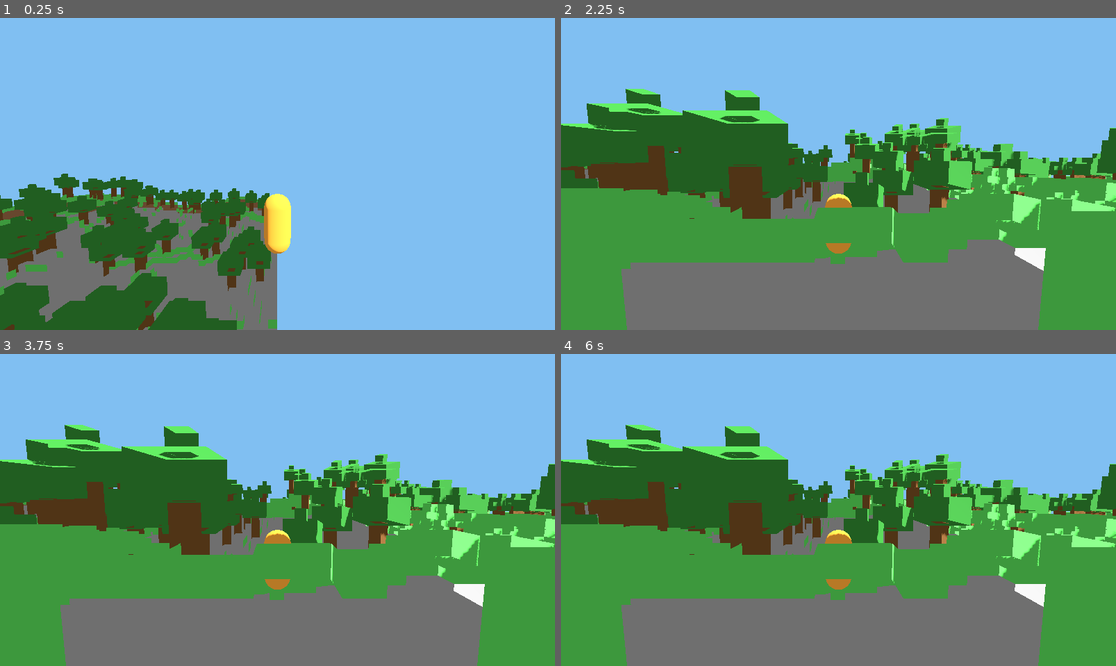
Above: before the commit, frames 1-4 (two rows, left to right).
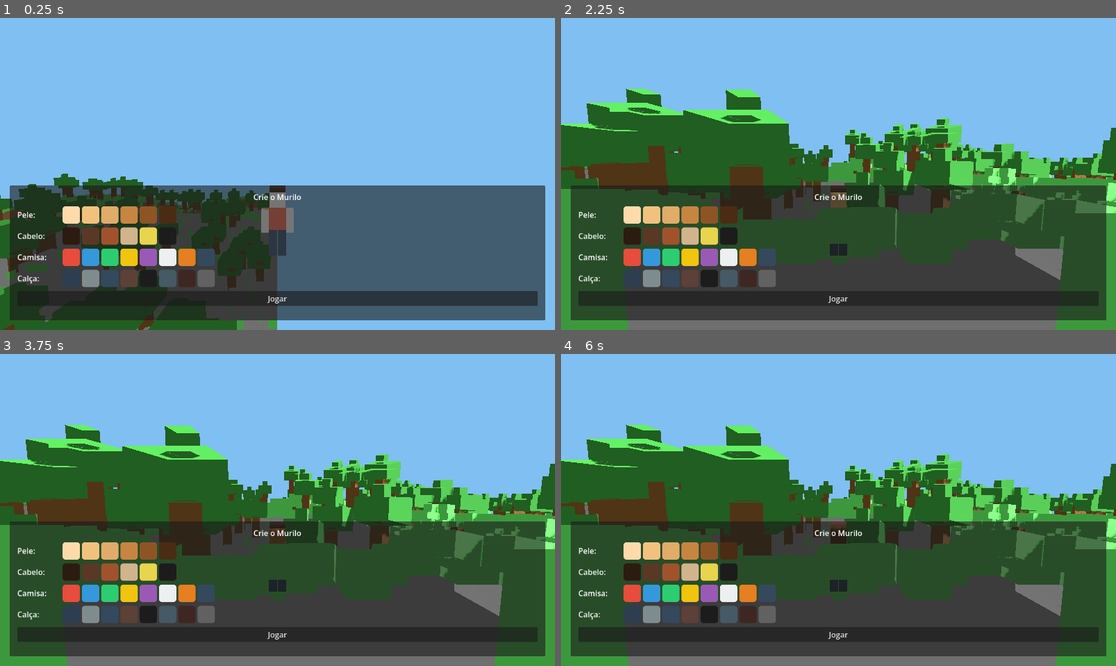
Above: after the commit, the same moments.

Repository: marcospauloarena80-sketch/murilo-blokc-game
Game: Godot game, scene res://scenes/main.tscn
The game is run twice, just before and just after one commit, with the same random seed, the same clock (stepped at 60 frames per second) and the same inputs.
Inputs (mouse positions are in pixels of both pictures, inside the frame that each line leads up to):
- Up to frame 1 (0.25 s): no input
- Up to frame 2 (2.25 s): click (633, 214) at 0.52 s; click (649, 214) at 1.27 s; click (672, 214) at 2.02 s
- Up to frame 3 (3.75 s): click (127, 550) at 2.77 s; click (149, 550) at 3.52 s
- Up to frame 4 (6 s): click (727, 550) at 4.27 s; click (633, 572) at 5.02 s; click (649, 572) at 5.77 s

The runs differ from the first frame. In frame 1, 41% of the frame differs, in the area x 1-99%, y 53-97%; in frame 2, 43%, in the area x 0-100%, y 22-100%; in frame 3, 43%; in frame 4, 43%.

Commit message:
feat: personagem do Murilo + criação de personagem (Fase 3)
Escopo ampliado por pedido do usuário (customização "que nem Minecraft
e Roblox", ADR-015): modelo blocky low-poly montado com primitivas da
própria Godot (cabeça/cabelo/tronco/braços/pernas, sem asset externo),
animação procedural de membros por velocidade (sem skeleton), tela de
criação de personagem com 4 categorias de cor (pele/cabelo/camisa/
calça) e preview ao vivo no próprio player já no mundo. Novo estado
CHARACTER_CREATION no GameState; movimento/mineração ficam mudos até
confirmar e entrar em PLAYING.

class_name Player adicionado para permitir tipagem estática dos testes
de integração (clique em canvas WebGL não é automatizável de forma
confiável nesta ferramenta — mesmo problema do F1/F2 — então a lógica
de seleção de cor/confirmação foi validada por teste determinístico
em vez de clique simulado).

25/25 testes GUT. Visual confirmado no navegador (Compatibility,
zero erros de console).

Diff:
--- a/game/autoload/game_state.gd
+++ b/game/autoload/game_state.gd
@@ -2,11 +2,12 @@
 ## Máquina de estados global do jogo. Não conhece UI, não conhece nós de cena.
 ## Ver docs/02-ARQUITETURA.md §3.
 
-enum State { BOOT, MENU, PLAYING, PAUSED, BATTLE }
+enum State { BOOT, MENU, CHARACTER_CREATION, PLAYING, PAUSED, BATTLE }
 
 var current_state: State = State.BOOT
 var seed_atual: int = 0
 var tempo_de_jogo_seg: float = 0.0
+var aparencia_atual: CharacterAppearance = CharacterAppearance.new()
 
 
 func mudar_estado(novo_estado: State) -> void:
--- /dev/null
+++ b/game/core/appearance/character_appearance.gd
@@ -0,0 +1,46 @@
+class_name CharacterAppearance
+extends Resource
+## Aparência do Murilo: só cor, sem itens equipáveis (ADR-015).
+## Ver docs/01-GDD.md "Personalização do Murilo" e docs/02-ARQUITETURA.md.
+
+const PALETA_PELE: Array[Color] = [
+	Color("#ffdbac"),
+	Color("#f1c27d"),
+	Color("#e0ac69"),
+	Color("#c68642"),
+	Color("#8d5524"),
+	Color("#4a2c14"),
+]
+const PALETA_CABELO: Array[Color] = [
+	Color("#2c1b10"),
+	Color("#5a3825"),
+	Color("#a0522d"),
+	Color("#d2b48c"),
+	Color("#e8d44d"),
+	Color("#1c1c1c"),
+]
+const PALETA_CAMISA: Array[Color] = [
+	Color("#e74c3c"),
+	Color("#3498db"),
+	Color("#2ecc71"),
+	Color("#f1c40f"),
+	Color("#9b59b6"),
+	Color("#ecf0f1"),
+	Color("#e67e22"),
+	Color("#34495e"),
+]
+const PALETA_CALCA: Array[Color] = [
+	Color("#2c3e50"),
+	Color("#7f8c8d"),
+	Color("#34495e"),
+	Color("#5d4037"),
+	Color("#1c1c1c"),
+	Color("#455a64"),
+	Color("#3e2723"),
+	Color("#616161"),
+]
+
+@export var cor_pele: Color = PALETA_PELE[0]
+@export var cor_cabelo: Color = PALETA_CABELO[0]
+@export var cor_camisa: Color = PALETA_CAMISA[0]
+@export var cor_calca: Color = PALETA_CALCA[0]
--- a/game/entities/player/player.gd
+++ b/game/entities/player/player.gd
@@ -1,29 +1,45 @@
+class_name Player
 extends CharacterBody3D
-## Movimento e interação com o mundo do Murilo (F1: movimento; F2: mirar/quebrar/colocar).
-## Ver docs/02-ARQUITETURA.md §4.1 e §4.2.
+## Movimento e interação com o mundo do Murilo.
+## Ver docs/02-ARQUITETURA.md §4.1/§4.2 e docs/07-DECISOES.md ADR-014/ADR-015.
 ##
 ## Física começa pausada e só liga quando o mundo termina de gerar (sinal
-## mundo_gerado do ChunkManager). Sem isso, o player pode cair mais rápido do
-## que o meshing time-sliced consegue construir a colisão do próprio chunk
-## e atravessar o chão (bug real encontrado e corrigido nesta fase).
+## mundo_gerado do ChunkManager). Movimento/quebrar/colocar só respondem no
+## estado GameState.PLAYING — durante CHARACTER_CREATION a gravidade continua
+## (o personagem se assenta no chão pro preview), mas os controles ficam mudos.
 
 const VELOCIDADE: float = 5.0
 const VELOCIDADE_CORRIDA: float = 8.0
 const FORCA_PULO: float = 4.5
 const GRAVIDADE: float = 9.8
 const ALCANCE: float = 5.0
+const AMPLITUDE_MAX_BALANCO: float = 0.6
 
 var _chunk_manager: ChunkManager
 var _outline: MeshInstance3D
 var _bloco_a_colocar: int = 3
 var _progresso_quebra: float = 0.0
 var _bloco_em_quebra: Vector3i = Vector3i(0, -999, 0)
+var _fase_balanco: float = 0.0
+
+var _mat_pele: StandardMaterial3D
+var _mat_cabelo: StandardMaterial3D
+var _mat_camisa: StandardMaterial3D
+var _mat_calca: StandardMaterial3D
 
 @onready var camera_pivot: Node3D = $CameraPivot
 @onready var _camera: Camera3D = $CameraPivot/SpringArm3D/Camera3D
+@onready var _ombro_esquerdo: Node3D = $Corpo/OmbroEsquerdo
+@onready var _ombro_direito: Node3D = $Corpo/OmbroDireito
+@onready var _quadril_esquerdo: Node3D = $Corpo/QuadrilEsquerdo
+@onready var _quadril_direito: Node3D = $Corpo/QuadrilDireito
 
 
 func _ready() -> void:
+	add_to_group("player")
+	_configurar_materiais()
+	aplicar_aparencia(GameState.aparencia_atual)
+
 	_outline = _criar_outline()
 	add_child(_outline)
 	_outline.visible = false
@@ -36,6 +52,28 @@
 		_chunk_manager.mundo_gerado.connect(_ao_mundo_pronto)
 	else:
 		_ao_mundo_pronto()
+
+
+func _configurar_materiais() -> void:
+	_mat_pele = StandardMaterial3D.new()
+	_mat_cabelo = StandardMaterial3D.new()
+	_mat_camisa = StandardMaterial3D.new()
+	_mat_calca = StandardMaterial3D.new()
+
+	$Corpo/Cabeca.material_override = _mat_pele
+	$Corpo/OmbroEsquerdo/BracoEsquerdo.material_override = _mat_pele
+	$Corpo/OmbroDireito/BracoDireito.material_override = _mat_pele
+	$Corpo/Cabelo.material_override = _mat_cabelo
+	$Corpo/Tronco.material_override = _mat_camisa
+	$Corpo/QuadrilEsquerdo/PernaEsquerda.material_override = _mat_calca
+	$Corpo/QuadrilDireito/PernaDireita.material_override = _mat_calca
+
+
+func aplicar_aparencia(aparencia: CharacterAppearance) -> void:
+	_mat_pele.albedo_color = aparencia.cor_pele
+	_mat_cabelo.albedo_color = aparencia.cor_cabelo
+	_mat_camisa.albedo_color = aparencia.cor_camisa
+	_mat_calca.albedo_color = aparencia.cor_calca
 
 
 func _ao_mundo_pronto() -> void:
@@ -60,25 +98,51 @@
 	if not is_on_floor():
 		velocity.y -= GRAVIDADE * delta
 
-	if Input.is_action_just_pressed("pular") and is_on_floor():
-		velocity.y = FORCA_PULO
+	var jogando := GameState.current_state == GameState.State.PLAYING
 
-	var input_dir := Input.get_vector(
-		"mover_esquerda", "mover_direita", "mover_frente", "mover_tras"
-	)
-	var direcao := (transform.basis * Vector3(input_dir.x, 0, input_dir.y)).normalized()
-	var velocidade_atual := VELOCIDADE_CORRIDA if Input.is_action_pressed("correr") else VELOCIDADE
+	if jogando:
+		if Input.is_action_just_pressed("pular") and is_on_floor():
+			velocity.y = FORCA_PULO
 
-	if direcao:
-		velocity.x = direcao.x * velocidade_atual
-		velocity.z = direcao.z * velocidade_atual
+		var input_dir := Input.get_vector(
+			"mover_esquerda", "mover_direita", "mover_frente", "mover_tras"
+		)
+		var direcao := (transform.basis * Vector3(input_dir.x, 0, input_dir.y)).normalized()
+		var velocidade_atual := (
+			VELOCIDADE_CORRIDA if Input.is_action_pressed("correr") else VELOCIDADE
+		)
+
+		if direcao:
+			velocity.x = direcao.x * velocidade_atual
+			velocity.z = direcao.z * velocidade_atual
+		else:
+			velocity.x = move_toward(velocity.x, 0, velocidade_atual)
+			velocity.z = move_toward(velocity.z, 0, velocidade_atual)
 	else:
-		velocity.x = move_toward(velocity.x, 0, velocidade_atual)
-		velocity.z = move_toward(velocity.z, 0, velocidade_atual)
+		velocity.x = move_toward(velocity.x, 0, VELOCIDADE)
+		velocity.z = move_toward(velocity.z, 0, VELOCIDADE)
 
 	move_and_slide()
-	_processar_selecao_de_bloco()
-	_processar_mira_e_interacao(delta)
+	_animar_membros(delta)
+
+	if jogando:
+		_processar_selecao_de_bloco()
+		_processar_mira_e_interacao(delta)
+	elif _outline:
+		_outline.visible = false
+
+
+func _animar_membros(delta: float) -> void:
+	var velocidade_horizontal := Vector2(velocity.x, velocity.z).length()
+	if is_on_floor() and velocidade_horizontal > 0.1:
+		_fase_balanco += delta * velocidade_horizontal * 3.0
+	var fator: float = clamp(velocidade_horizontal / VELOCIDADE_CORRIDA, 0.0, 1.0)
+	var amplitude: float = fator * AMPLITUDE_MAX_BALANCO
+	var angulo: float = sin(_fase_balanco) * amplitude
+	_ombro_esquerdo.rotation.x = angulo
+	_ombro_direito.rotation.x = -angulo
+	_quadril_esquerdo.rotation.x = -angulo
+	_quadril_direito.rotation.x = angulo
 
 
 func _processar_selecao_de_bloco() -> void:
--- a/game/entities/player/player.tscn
+++ b/game/entities/player/player.tscn
@@ -1,17 +1,25 @@
-[gd_scene load_steps=5 format=3 uid="uid://c0player001"]
+[gd_scene load_steps=8 format=3 uid="uid://c0player001"]
 
 [ext_resource type="Script" path="res://entities/player/player.gd" id="1"]
 
 [sub_resource type="CapsuleShape3D" id="CapsuleShape3D_1"]
-radius = 0.4
-height = 1.8
+radius = 0.35
+height = 1.9
 
-[sub_resource type="CapsuleMesh" id="CapsuleMesh_1"]
-radius = 0.4
-height = 1.8
+[sub_resource type="BoxMesh" id="BoxMesh_cabeca"]
+size = Vector3(0.45, 0.45, 0.45)
 
-[sub_resource type="StandardMaterial3D" id="StandardMaterial3D_1"]
-albedo_color = Color(0.9, 0.6, 0.2, 1)
+[sub_resource type="BoxMesh" id="BoxMesh_cabelo"]
+size = Vector3(0.47, 0.12, 0.47)
+
+[sub_resource type="BoxMesh" id="BoxMesh_tronco"]
+size = Vector3(0.5, 0.7, 0.28)
+
+[sub_resource type="BoxMesh" id="BoxMesh_braco"]
+size = Vector3(0.22, 0.7, 0.22)
+
+[sub_resource type="BoxMesh" id="BoxMesh_perna"]
+size = Vector3(0.24, 0.8, 0.24)
 
 [node name="Player" type="CharacterBody3D"]
 script = ExtResource("1")
@@ -19,9 +27,47 @@
 [node name="CollisionShape3D" type="CollisionShape3D" parent="."]
 shape = SubResource("CapsuleShape3D_1")
 
-[node name="MeshInstance3D" type="MeshInstance3D" parent="."]
-mesh = SubResource("CapsuleMesh_1")
-surface_material_override/0 = SubResource("StandardMaterial3D_1")
+[node name="Corpo" type="Node3D" parent="."]
+
+[node name="Cabeca" type="MeshInstance3D" parent="Corpo"]
+transform = Transform3D(1, 0, 0, 0, 1, 0, 0, 0, 1, 0, 0.775, 0)
+mesh = SubResource("BoxMesh_cabeca")
+
+[node name="Cabelo" type="MeshInstance3D" parent="Corpo"]
+transform = Transform3D(1, 0, 0, 0, 1, 0, 0, 0, 1, 0, 1.06, 0)
+mesh = SubResource("BoxMesh_cabelo")
+
+[node name="Tronco" type="MeshInstance3D" parent="Corpo"]
+transform = Transform3D(1, 0, 0, 0, 1, 0, 0, 0, 1, 0, 0.2, 0)
+mesh = SubResource("BoxMesh_tronco")
+
+[node name="OmbroEsquerdo" type="Node3D" parent="Corpo"]
+transform = Transform3D(1, 0, 0, 0, 1, 0, 0, 0, 1, -0.37, 0.45, 0)
+
+[node name="BracoEsquerdo" type="MeshInstance3D" parent="Corpo/OmbroEsquerdo"]
+transform = Transform3D(1, 0, 0, 0, 1, 0, 0, 0, 1, 0, -0.35, 0)
+mesh = SubResource("BoxMesh_braco")
+
+[node name="OmbroDireito" type="Node3D" parent="Corpo"]
+transform = Transform3D(1, 0, 0, 0, 1, 0, 0, 0, 1, 0.37, 0.45, 0)
+
+[node name="BracoDireito" type="MeshInstance3D" parent="Corpo/OmbroDireito"]
+transform = Transform3D(1, 0, 0, 0, 1, 0, 0, 0, 1, 0, -0.35, 0)
+mesh = SubResource("BoxMesh_braco")
+
+[node name="QuadrilEsquerdo" type="Node3D" parent="Corpo"]
+transform = Transform3D(1, 0, 0, 0, 1, 0, 0, 0, 1, -0.14, -0.15, 0)
+
+[node name="PernaEsquerda" type="MeshInstance3D" parent="Corpo/QuadrilEsquerdo"]
+transform = Transform3D(1, 0, 0, 0, 1, 0, 0, 0, 1, 0, -0.4, 0)
+mesh = SubResource("BoxMesh_perna")
+
+[node name="QuadrilDireito" type="Node3D" parent="Corpo"]
+transform = Transform3D(1, 0, 0, 0, 1, 0, 0, 0, 1, 0.14, -0.15, 0)
+
+[node name="PernaDireita" type="MeshInstance3D" parent="Corpo/QuadrilDireito"]
+transform = Transform3D(1, 0, 0, 0, 1, 0, 0, 0, 1, 0, -0.4, 0)
+mesh = SubResource("BoxMesh_perna")
 
 [node name="CameraPivot" type="Node3D" parent="."]
 transform = Transform3D(1, 0, 0, 0, 1, 0, 0, 0, 1, 0, 1.5, 0)
--- a/game/scenes/main.tscn
+++ b/game/scenes/main.tscn
@@ -1,7 +1,8 @@
-[gd_scene load_steps=4 format=3 uid="uid://b0main0001"]
+[gd_scene load_steps=5 format=3 uid="uid://b0main0001"]
 
 [ext_resource type="PackedScene" path="res://entities/player/player.tscn" id="1"]
 [ext_resource type="Script" path="res://systems/chunk_manager.gd" id="2"]
+[ext_resource type="PackedScene" path="res://ui/character_creator/character_creator.tscn" id="3"]
 
 [sub_resource type="Environment" id="Environment_1"]
 background_mode = 1
@@ -25,3 +26,5 @@
 
 [node name="Player" parent="." instance=ExtResource("1")]
 transform = Transform3D(1, 0, 0, 0, 1, 0, 0, 0, 1, 64, 45, 64)
+
+[node name="CharacterCreator" parent="." instance=ExtResource("3")]
--- /dev/null
+++ b/game/tests/integration/test_character_creator.gd
@@ -0,0 +1,61 @@
+extends GutTest
+## Ver docs/07-DECISOES.md ADR-015. Testa a lógica de seleção/preview/confirmação
+## direto (sem depender de clique simulado em navegador — automação de clique em
+## canvas WebGL não é confiável nesta ferramenta, mesmo problema já visto no F1/F2).
+
+const PlayerScene := preload("res://entities/player/player.tscn")
+const CharacterCreatorScene := preload("res://ui/character_creator/character_creator.tscn")
+
+
+func test_escolher_cor_atualiza_estado_e_preview_do_player() -> void:
+	var cm := ChunkManager.new()
+	cm.world_seed = 1
+	add_child_autofree(cm)
+
+	var player := PlayerScene.instantiate() as Player
+	add_child_autofree(player)
+
+	var criador := CharacterCreatorScene.instantiate()
+	add_child_autofree(criador)
+
+	criador._ao_escolher_camisa(Color.RED)
+
+	assert_eq(GameState.aparencia_atual.cor_camisa, Color.RED)
+	assert_eq(player._mat_camisa.albedo_color, Color.RED, "preview ao vivo deveria tingir o tronco")
+
+
+func test_confirmar_muda_estado_para_playing_e_remove_a_tela() -> void:
+	var cm := ChunkManager.new()
+	cm.world_seed = 2
+	add_child_autofree(cm)
+
+	var criador := CharacterCreatorScene.instantiate()
+	add_child_autofree(criador)
+
+	assert_eq(GameState.current_state, GameState.State.CHARACTER_CREATION)
+	criador._ao_confirmar()
+	assert_eq(GameState.current_state, GameState.State.PLAYING)
+
+
+func test_movimento_do_player_fica_mudo_fora_do_estado_playing() -> void:
+	GameState.mudar_estado(GameState.State.CHARACTER_CREATION)
+	var cm := ChunkManager.new()
+	cm.world_seed = 3
+	add_child_autofree(cm)
+
+	var player := PlayerScene.instantiate() as Player
+	add_child_autofree(player)
+
+	while cm.tem_chunks_pendentes():
+		cm._process(0.0)
+
+	var pos_antes := player.global_position
+	Input.action_press("mover_frente")
+	player._physics_process(1.0 / 60.0)
+	Input.action_release("mover_frente")
+
+	assert_eq(
+		player.global_position.x,
+		pos_antes.x,
+		"sem estar em PLAYING, input de movimento não deve mover o player no plano XZ"
+	)
--- /dev/null
+++ b/game/tests/unit/test_character_appearance.gd
@@ -0,0 +1,24 @@
+extends GutTest
+## Ver docs/07-DECISOES.md ADR-015.
+
+
+func test_paletas_tem_pelo_menos_uma_cor() -> void:
+	assert_gt(CharacterAppearance.PALETA_PELE.size(), 0)
+	assert_gt(CharacterAppearance.PALETA_CABELO.size(), 0)
+	assert_gt(CharacterAppearance.PALETA_CAMISA.size(), 0)
+	assert_gt(CharacterAppearance.PALETA_CALCA.size(), 0)
+
+
+func test_aparencia_padrao_usa_primeira_cor_de_cada_paleta() -> void:
+	var aparencia := CharacterAppearance.new()
+	assert_eq(aparencia.cor_pele, CharacterAppearance.PALETA_PELE[0])
+	assert_eq(aparencia.cor_cabelo, CharacterAppearance.PALETA_CABELO[0])
+	assert_eq(aparencia.cor_camisa, CharacterAppearance.PALETA_CAMISA[0])
+	assert_eq(aparencia.cor_calca, CharacterAppearance.PALETA_CALCA[0])
+
+
+func test_aparencia_e_independente_por_instancia() -> void:
+	var a := CharacterAppearance.new()
+	var b := CharacterAppearance.new()
+	a.cor_pele = Color.BLACK
+	assert_ne(b.cor_pele, Color.BLACK, "mudar uma instância não deve afetar outra")
--- /dev/null
+++ b/game/ui/character_creator/character_creator.gd
@@ -0,0 +1,66 @@
+extends CanvasLayer
+## Tela de criação de personagem (ADR-015): escolha de cor por categoria,
+## preview ao vivo no próprio Murilo já no mundo. Ver docs/01-GDD.md.
+
+var _player: Player = null
+
+@onready var _linha_pele: HBoxContainer = $Control/Painel/Margem/VBox/LinhaPele/Swatches
+@onready var _linha_cabelo: HBoxContainer = $Control/Painel/Margem/VBox/LinhaCabelo/Swatches
+@onready var _linha_camisa: HBoxContainer = $Control/Painel/Margem/VBox/LinhaCamisa/Swatches
+@onready var _linha_calca: HBoxContainer = $Control/Painel/Margem/VBox/LinhaCalca/Swatches
+@onready var _botao_jogar: Button = $Control/Painel/Margem/VBox/BotaoJogar
+
+
+func _ready() -> void:
+	GameState.mudar_estado(GameState.State.CHARACTER_CREATION)
+	_player = get_tree().get_first_node_in_group("player") as Player
+
+	_popular_linha(_linha_pele, CharacterAppearance.PALETA_PELE, _ao_escolher_pele)
+	_popular_linha(_linha_cabelo, CharacterAppearance.PALETA_CABELO, _ao_escolher_cabelo)
+	_popular_linha(_linha_camisa, CharacterAppearance.PALETA_CAMISA, _ao_escolher_camisa)
+	_popular_linha(_linha_calca, CharacterAppearance.PALETA_CALCA, _ao_escolher_calca)
+	_botao_jogar.pressed.connect(_ao_confirmar)
+
+
+func _popular_linha(linha: HBoxContainer, paleta: Array[Color], callback: Callable) -> void:
+	for cor: Color in paleta:
+		var botao := Button.new()
+		botao.custom_minimum_size = Vector2(36, 36)
+		var estilo := StyleBoxFlat.new()
+		estilo.bg_color = cor
+		estilo.set_corner_radius_all(6)
+		botao.add_theme_stylebox_override("normal", estilo)
+		botao.add_theme_stylebox_override("hover", estilo)
+		botao.add_theme_stylebox_override("pressed", estilo)
+		botao.pressed.connect(callback.bind(cor))
+		linha.add_child(botao)
+
+
+func _ao_escolher_pele(cor: Color) -> void:
+	GameState.aparencia_atual.cor_pele = cor
+	_atualizar_preview()
+
+
+func _ao_escolher_cabelo(cor: Color) -> void:
+	GameState.aparencia_atual.cor_cabelo = cor
+	_atualizar_preview()
+
+
+func _ao_escolher_camisa(cor: Color) -> void:
+	GameState.aparencia_atual.cor_camisa = cor
+	_atualizar_preview()
+
+
+func _ao_escolher_calca(cor: Color) -> void:
+	GameState.aparencia_atual.cor_calca = cor
+	_atualizar_preview()
+
+
+func _atualizar_preview() -> void:
+	if _player != null:
+		_player.aplicar_aparencia(GameState.aparencia_atual)
+
+
+func _ao_confirmar() -> void:
+	GameState.mudar_estado(GameState.State.PLAYING)
+	queue_free()
--- /dev/null
+++ b/game/ui/character_creator/character_creator.tscn
@@ -0,0 +1,92 @@
+[gd_scene load_steps=2 format=3]
+
+[ext_resource type="Script" path="res://ui/character_creator/character_creator.gd" id="1"]
+
+[node name="CharacterCreator" type="CanvasLayer"]
+script = ExtResource("1")
+
+[node name="Control" type="Control" parent="."]
+layout_mode = 3
+anchors_preset = 15
+anchor_right = 1.0
+anchor_bottom = 1.0
+grow_horizontal = 2
+grow_vertical = 2
+mouse_filter = 2
+
+[node name="Painel" type="PanelContainer" parent="Control"]
+layout_mode = 1
+anchors_preset = 12
+anchor_top = 1.0
+anchor_right = 1.0
+anchor_bottom = 1.0
+offset_left = 20.0
+offset_top = -300.0
+offset_right = -20.0
+offset_bottom = -20.0
+grow_horizontal = 2
+grow_vertical = 0
+
+[node name="Margem" type="MarginContainer" parent="Control/Painel"]
+layout_mode = 2
+theme_override_constants/margin_left = 16
+theme_override_constants/margin_top = 12
+theme_override_constants/margin_right = 16
+theme_override_constants/margin_bottom = 12
+
+[node name="VBox" type="VBoxContainer" parent="Control/Painel/Margem"]
+layout_mode = 2
+theme_override_constants/separation = 8
+
+[node name="Titulo" type="Label" parent="Control/Painel/Margem/VBox"]
+layout_mode = 2
+text = "Crie o Murilo"
+horizontal_alignment = 1
+
+[node name="LinhaPele" type="HBoxContainer" parent="Control/Painel/Margem/VBox"]
+layout_mode = 2
+
+[node name="RotuloPele" type="Label" parent="Control/Painel/Margem/VBox/LinhaPele"]
+layout_mode = 2
+custom_minimum_size = Vector2(90, 0)
+text = "Pele:"
+
+[node name="Swatches" type="HBoxContainer" parent="Control/Painel/Margem/VBox/LinhaPele"]
+layout_mode = 2
+
+[node name="LinhaCabelo" type="HBoxContainer" parent="Control/Painel/Margem/VBox"]
+layout_mode = 2
+
+[node name="RotuloCabelo" type="Label" parent="Control/Painel/Margem/VBox/LinhaCabelo"]
+layout_mode = 2
+custom_minimum_size = Vector2(90, 0)
+text = "Cabelo:"
+
+[node name="Swatches" type="HBoxContainer" parent="Control/Painel/Margem/VBox/LinhaCabelo"]
+layout_mode = 2
+
+[node name="LinhaCamisa" type="HBoxContainer" parent="Control/Painel/Margem/VBox"]
+layout_mode = 2
+
+[node name="RotuloCamisa" type="Label" parent="Control/Painel/Margem/VBox/LinhaCamisa"]
+layout_mode = 2
+custom_minimum_size = Vector2(90, 0)
+text = "Camisa:"
+
+[node name="Swatches" type="HBoxContainer" parent="Control/Painel/Margem/VBox/LinhaCamisa"]
+layout_mode = 2
+
+[node name="LinhaCalca" type="HBoxContainer" parent="Control/Painel/Margem/VBox"]
+layout_mode = 2
+
+[node name="RotuloCalca" type="Label" parent="Control/Painel/Margem/VBox/LinhaCalca"]
+layout_mode = 2
+custom_minimum_size = Vector2(90, 0)
+text = "Calça:"
+
+[node name="Swatches" type="HBoxContainer" parent="Control/Painel/Margem/VBox/LinhaCalca"]
+layout_mode = 2
+
+[node name="BotaoJogar" type="Button" parent="Control/Painel/Margem/VBox"]
+layout_mode = 2
+text = "Jogar"
Not shown, added: game/core/appearance/character_appearance.gd.uid
Not shown, added: game/tests/integration/test_character_creator.gd.uid
Not shown, added: game/tests/unit/test_character_appearance.gd.uid
Not shown, added: game/ui/character_creator/character_creator.gd.uid
Not shown, changed: docs/01-GDD.md
Not shown, changed: docs/02-ARQUITETURA.md
Not shown, changed: docs/04-ROADMAP.md
Not shown, changed: docs/05-BACKLOG.md
Not shown, changed: docs/07-DECISOES.md
